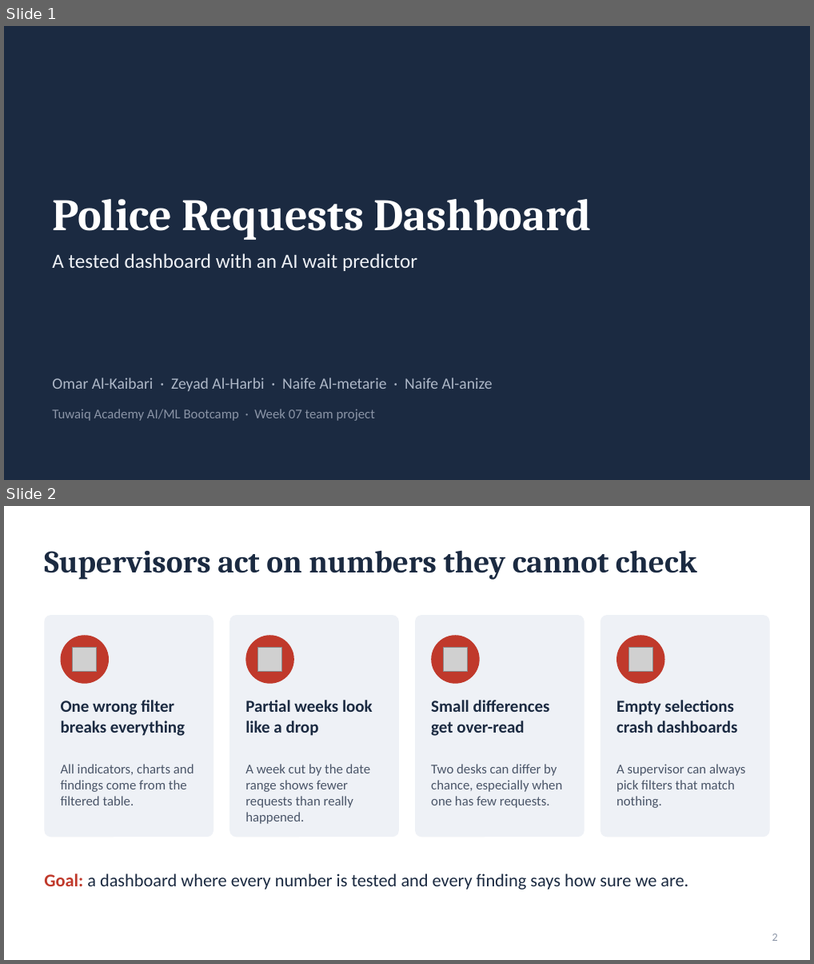
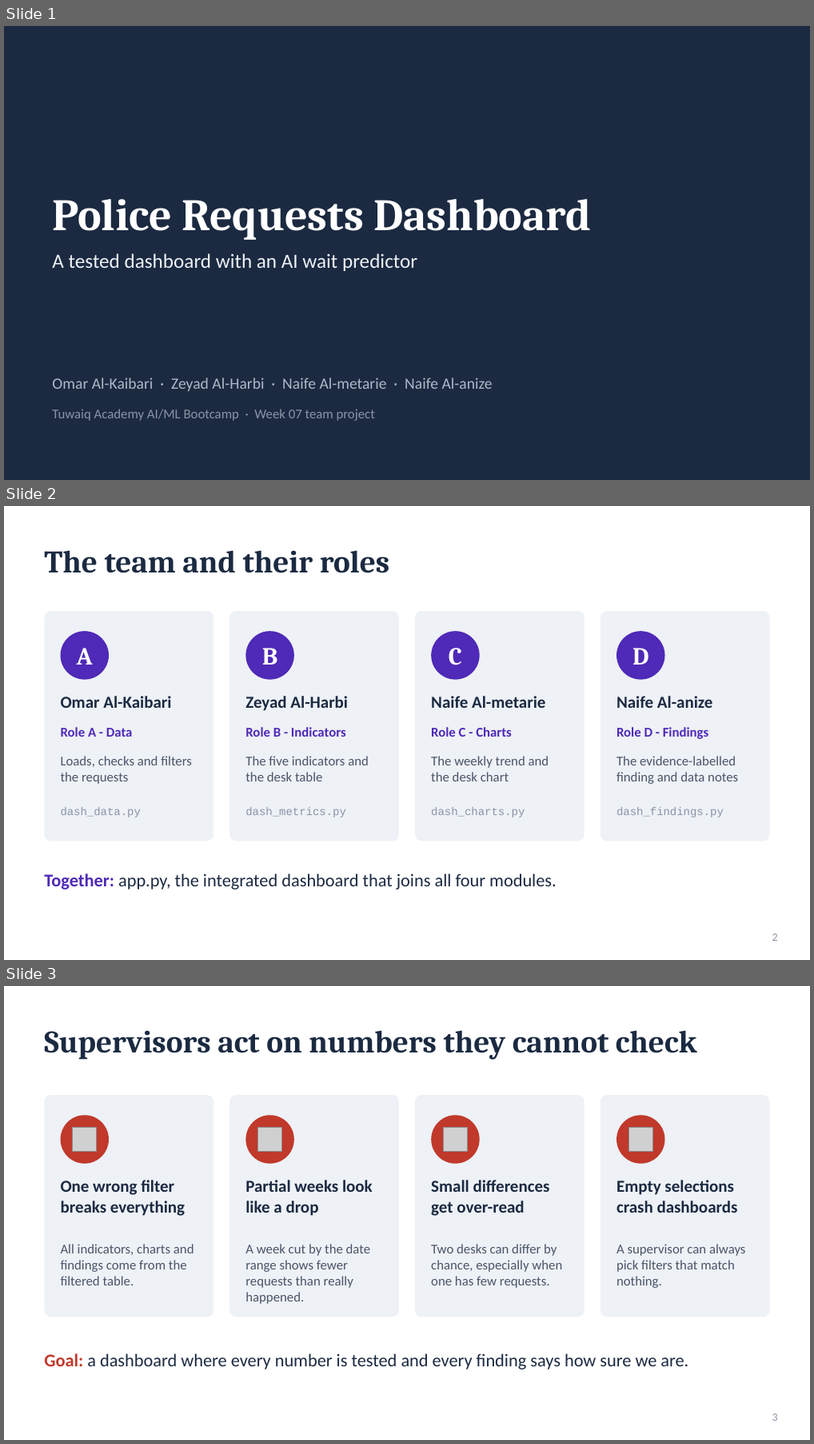
Before and after one commit to Zeyadalofie/Streamlit_Project, a slide deck: Police_Requests_Dashboard.pptx. Shown one above the other, each under a label of ours: slides 1 and 2 before the commit, slides 1, 2 and 3 after it. The pictures are 814x964 and 814x1444 pixels, drawn with LibreOffice and Linux fonts; fonts in the diff are those of the drawing; grey boxes stand for pictures. Boxes give left, top, right and bottom in pixels: in the first picture for what was removed or moved away, otherwise in the second. Text is boxed around its words. In the diff, an @@ line names an element or a change of style, - is before the commit and + after.

```diff
--- a/Police_Requests_Dashboard.pptx
+++ b/Police_Requests_Dashboard.pptx
@@ slide 2 added at [4,506,810,960], background #FFFFFF @@
@@ title added at [44,550,390,573], 28 pt, text #1B2A41, bold @@
+The team and their roles
@@ rounded rectangle added at [44,611,214,840], fill #EEF1F6 @@
@@ rounded rectangle added at [230,611,399,840], fill #EEF1F6 @@
@@ rounded rectangle added at [415,611,585,840], fill #EEF1F6 @@
@@ rounded rectangle added at [601,611,770,840], fill #EEF1F6 @@
@@ ellipse added at [61,631,109,680], fill #4F29B7 @@
@@ text added at [77,648,93,664], 22 pt, text #FFFFFF, bold @@
+A
@@ ellipse added at [246,631,294,680], fill #4F29B7 @@
@@ text added at [262,648,278,664], 22 pt, text #FFFFFF, bold @@
+B
@@ ellipse added at [431,631,480,680], fill #4F29B7 @@
@@ text added at [449,648,462,665], 22 pt, text #FFFFFF, bold @@
+C
@@ ellipse added at [617,631,666,680], fill #4F29B7 @@
@@ text added at [633,648,649,664], 22 pt, text #FFFFFF, bold @@
+D
@@ text added at [61,696,171,708], 15 pt, text #1B2A41, bold @@
+Omar Al-Kaibari
@@ text added at [246,696,348,711], 15 pt, text #1B2A41, bold @@
+Zeyad Al-Harbi
@@ text added at [431,696,546,708], 15 pt, text #1B2A41, bold @@
+Naife Al-metarie
@@ text added at [617,696,714,708], 15 pt, text #1B2A41, bold @@
+Naife Al-anize
@@ text added at [61,727,133,736], 12 pt, text #4F29B7, bold @@
+Role A - Data
@@ text added at [246,727,346,736], 12 pt, text #4F29B7, bold @@
+Role B - Indicators
@@ text added at [431,727,512,736], 12 pt, text #4F29B7, bold @@
+Role C - Charts
@@ text added at [617,727,710,739], 12 pt, text #4F29B7, bold @@
+Role D - Findings
@@ text added at [61,756,192,784], 12 pt, text #4A5568 @@
+Loads, checks and filters the requests
@@ text added at [246,756,369,781], 12 pt, text #4A5568 @@
+The five indicators and the desk table
@@ text added at [431,756,550,781], 12 pt, text #4A5568 @@
+The weekly trend and the desk chart
@@ text added at [617,756,738,784], 12 pt, text #4A5568 @@
+The evidence-labelled finding and data notes
@@ text added at [61,807,141,817], 10 pt, text #8A94A6 @@
+dash_data.py
@@ text added at [246,807,346,817], 10 pt, text #8A94A6 @@
+dash_metrics.py
@@ text added at [431,807,525,817], 10 pt, text #8A94A6 @@
+dash_charts.py
@@ text added at [617,807,724,817], 10 pt, text #8A94A6 @@
+dash_findings.py
@@ text added at [44,873,557,889], 16 pt, text #1B2A41 @@
+Together: app.py, the integrated dashboard that joins all four modules.
@@ page number added at [773,933,778,940], 10 pt, text #8A94A6 @@
+2
@@ what was slide 2 is now slide 3 @@
```
Also in this commit, not shown: 1 slide changed.
